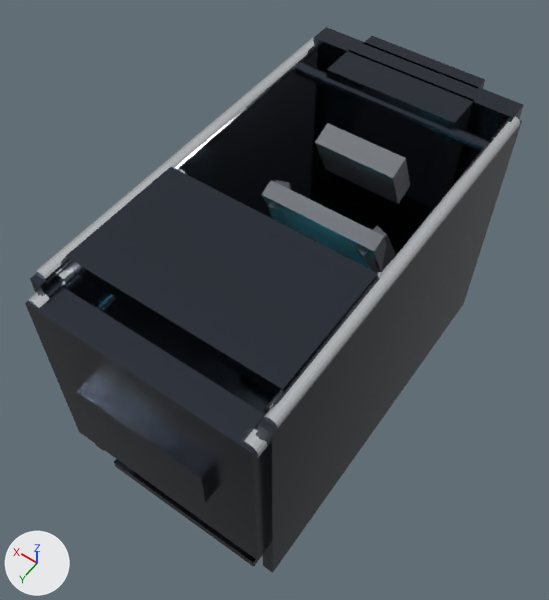
Renders of the glTF model assets/models/mech_cockpit_tub.glb from each side of a commit.
Before and after are seen from a camera (50 mm lens) standing at (-0.894, 1.401, 2.098) and looking at (0.06, 0.065, -0.002). Arrows for +X, +Y and +Z are at lower left; the lights stay in place. The picture after the commit comes second. Where no turn or scale is listed for an object, it has been applied to the vertices. Vertices at exactly the same position are counted once.

The first picture shows 'CanopyTopLip', 'ChestVentInset', 'CockpitBulkhead', 'CockpitRail_L', 'CockpitRail_R', 'CockpitWall_L', 'CockpitWall_R', 'FrontChestArmor', 'HeadrestCowl', 'RibBolster_L', 'RibBolster_R', 'RollCageHBar', 'SeatBackrest', 'SeatHeadrest' and 10 more.
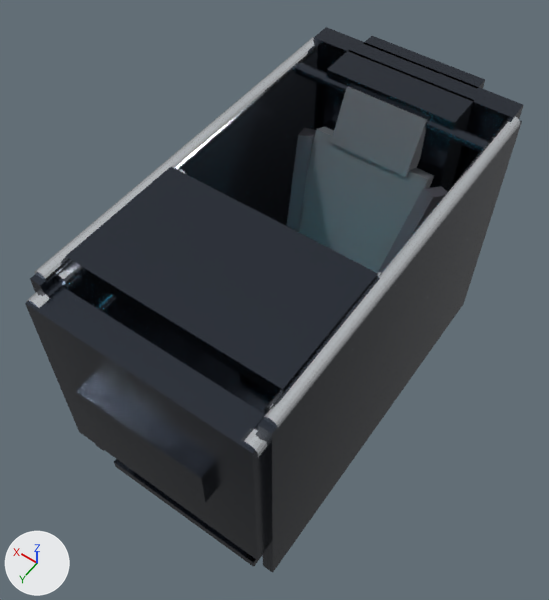
The change, as a diff of the scene's bpy script:
```diff
--- a/assets/models/mech_cockpit_tub.glb.py
+++ b/assets/models/mech_cockpit_tub.glb.py
@@ me_cube_013 @@
 # used by ob_ribbolster_l; location = (0.0, -0.1, -0.28)
-me_cube_013.from_pydata(...)  # 8 vertices, 12 faces; spans x -0.299..-0.141, y -0.302..0.022, z 0.015..0.585
+me_cube_013.from_pydata(...)  # 8 vertices, 12 faces; spans x -0.299..-0.141, y -0.352..-0.028, z 0.047..0.618
+# me_cube_013 part 1: the whole mesh is multiplied about its middle by the matrix ((0.961, -0.106, -0.254), (-0.106, 0.708, -0.698), (0.254, 0.698, 0.669)), then moved by (0.0, -0.05, 0.032)
 me_cube_013.materials.append(mat_seatfabric)
@@ me_cube_014 @@
 # used by ob_ribbolster_r; location = (0.0, -0.1, -0.28)
-me_cube_014.from_pydata(...)  # 8 vertices, 12 faces; spans x 0.141..0.299, y -0.302..0.022, z 0.015..0.585
+me_cube_014.from_pydata(...)  # 8 vertices, 12 faces; spans x 0.141..0.299, y -0.352..-0.028, z 0.047..0.618
+# me_cube_014 part 2: the whole mesh is multiplied about its middle by the matrix ((0.961, 0.106, 0.254), (0.106, 0.708, -0.698), (-0.254, 0.698, 0.669)), then moved by (0.0, -0.05, 0.032)
 me_cube_014.materials.append(mat_seatfabric)
@@ me_cube_012 @@
 # used by ob_seatbackrest; location = (0.0, -0.1, -0.28)
-me_cube_012.from_pydata(...)  # 8 vertices, 12 faces; spans x -0.22..0.22, y -0.298..0.018, z -0.005..0.605
+me_cube_012.from_pydata(...)  # 8 vertices, 12 faces; spans x -0.22..0.22, y -0.348..-0.033, z 0.028..0.637
+# me_cube_012 part 3: the whole mesh is turned 48 degrees about the x axis through its middle, then moved by (0.0, -0.05, 0.032)
 me_cube_012.materials.append(mat_seatcushion)
@@ me_cube_015 @@
 # used by ob_seatheadrest; location = (0.0, -0.1, -0.28)
-me_cube_015.from_pydata(...)  # 8 vertices, 12 faces; spans x -0.15..0.15, y -0.347..-0.193, z 0.512..0.728
+me_cube_015.from_pydata(...)  # 8 vertices, 12 faces; spans x -0.15..0.15, y -0.43..-0.276, z 0.59..0.805
+# me_cube_015 part 4: the whole mesh is turned 48 degrees about the x axis through its middle, then moved by (0.0, -0.083, 0.078)
 me_cube_015.materials.append(mat_seatcushion)
@@ ob_ribbolster_l @@
 ob_ribbolster_l = bpy.data.objects.new('RibBolster_L', me_cube_013)
-ob_ribbolster_l.location = (0.0, -0.1, -0.28)
+ob_ribbolster_l.location = (0.0, -0.12, -0.28)
@@ ob_ribbolster_r @@
 ob_ribbolster_r = bpy.data.objects.new('RibBolster_R', me_cube_014)
-ob_ribbolster_r.location = (0.0, -0.1, -0.28)
+ob_ribbolster_r.location = (0.0, -0.12, -0.28)
@@ ob_seatbackrest @@
 ob_seatbackrest = bpy.data.objects.new('SeatBackrest', me_cube_012)
-ob_seatbackrest.location = (0.0, -0.1, -0.28)
+ob_seatbackrest.location = (0.0, -0.12, -0.28)
@@ ob_seatheadrest @@
 ob_seatheadrest = bpy.data.objects.new('SeatHeadrest', me_cube_015)
-ob_seatheadrest.location = (0.0, -0.1, -0.28)
+ob_seatheadrest.location = (0.0, -0.12, -0.28)
```

Where the change shows, as pixel boxes (x1, y1, x2, y2) in the pictures (549 x 600 px):
'SeatBackrest', moved, turned: before (261, 180, 386, 272); after (299, 127, 434, 273)
'SeatHeadrest', moved, turned: before (315, 123, 410, 204); after (331, 87, 427, 177)
'RibBolster_R', reshaped, moved: before (269, 180, 291, 227); after (287, 128, 316, 232)
'RibBolster_L', reshaped, moved: before (354, 226, 396, 273); after (378, 186, 448, 272)
